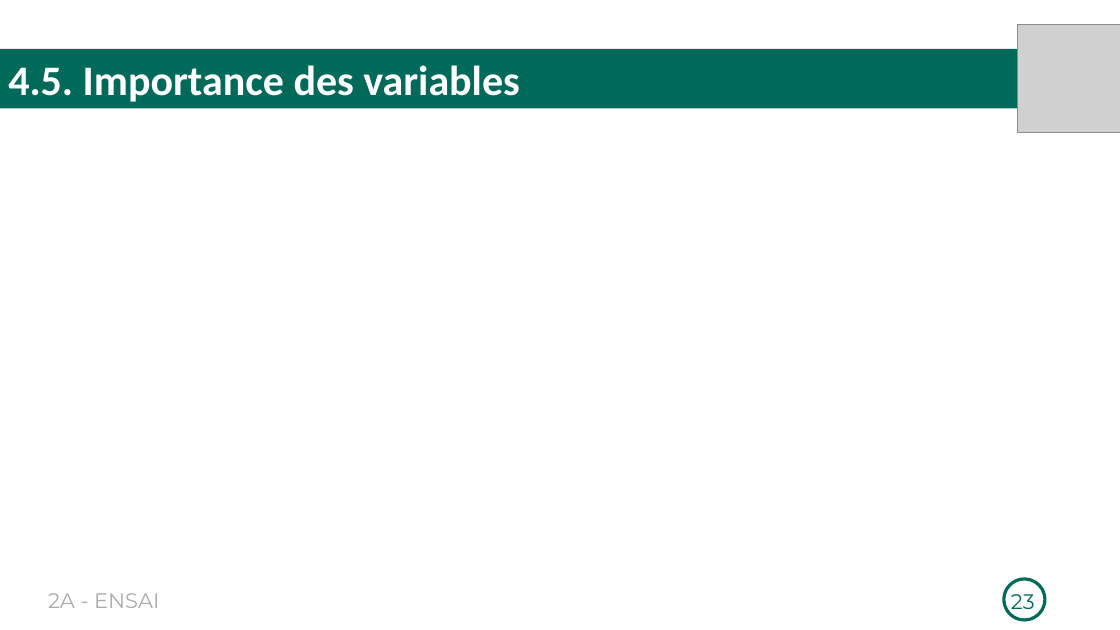
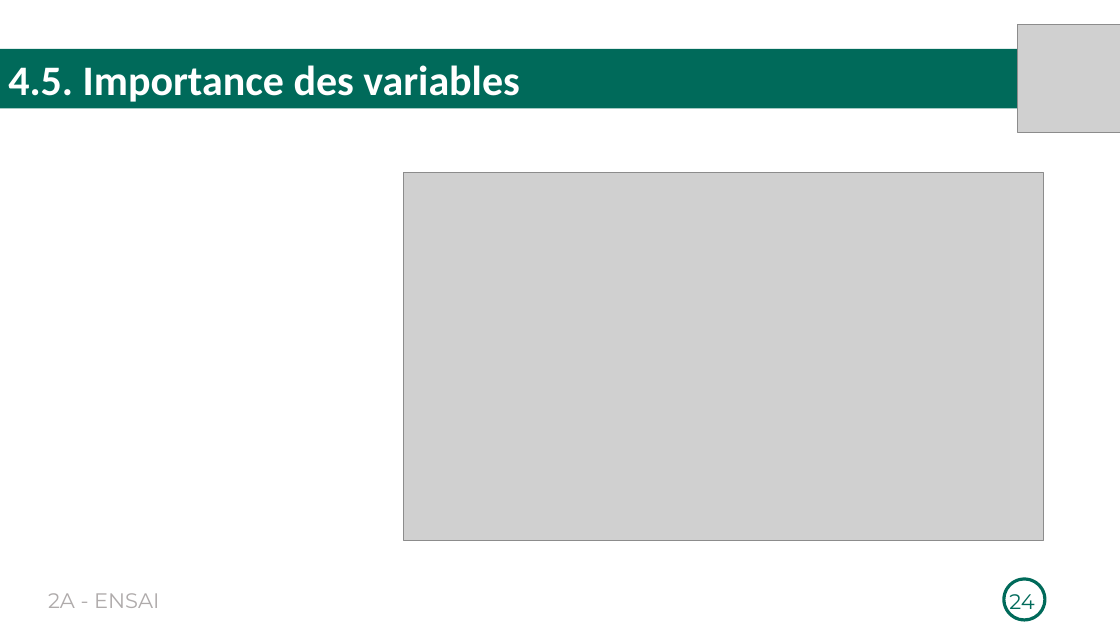
Before and after one commit to Richard-GOZAN/Projet-Stat-2A-Ensai, a slide deck: slide 24 of Présentation/Soutenance_Groupe25.pptx (slide 23 before the commit). Drawn at 1120x630 pixels with LibreOffice and Linux fonts; fonts in the diff are those of the drawing; grey boxes stand for pictures. Boxes give left, top, right and bottom in pixels: in the first picture for what was removed or moved away, otherwise in the second. Text is boxed around its words. In the diff, an @@ line names an element or a change of style, - is before the commit and + after.

```diff
--- a/Présentation/Soutenance_Groupe25.pptx
+++ b/Présentation/Soutenance_Groupe25.pptx
@@ picture added at bbox=[404, 173, 1044, 541] @@
@@ page number at bbox=[1009, 588, 1034, 615]: text changed @@
-23
+24
```
Also in this commit, not shown: 9 other slides changed, 4 slides added, 3 slides removed, 1 other file.
